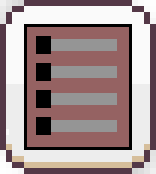
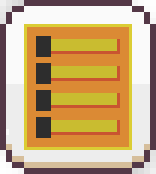
Before/after of a 156x174 layered artwork. What changed in the layer stack:
painted on "Btn" over [24, 24, 132, 150]
